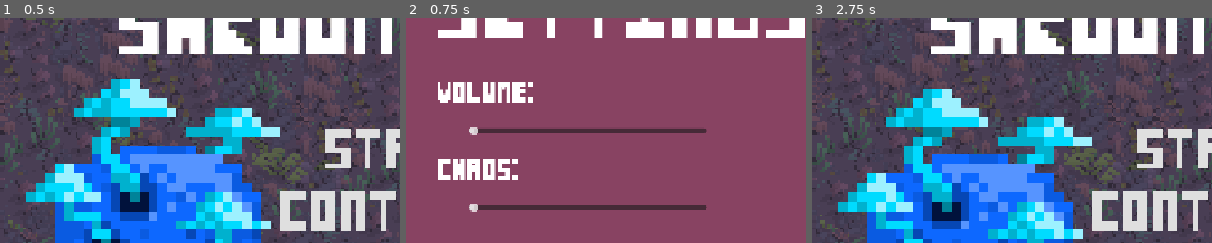
Above: before the commit, frames 1-3 (left to right).
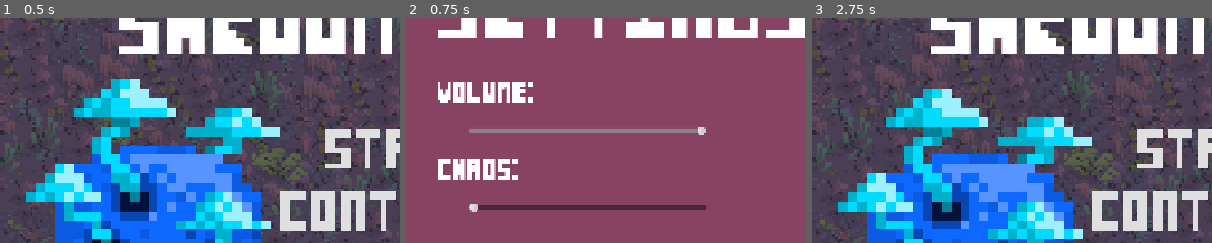
Above: after the commit, the same moments.

Repository: srabin/game_jam_controlled_chaos
Game: Godot game, scene res://ui/title_screen.tscn
Same seed, same stepped clock (60 frames per second), same inputs: the game is played once before the commit and once after it.
Inputs (mouse positions are % of the whole screen's width and height, from its top left):
- Up to frame 1 (0.5 s): no input
- Up to frame 2 (0.75 s): click "SETTINGS" at 0.5 s
- Up to frame 3 (2.75 s): tap Enter at 1.25 s; move the mouse to (72, 45) at 1.27 s; click "Return To Main" at 2 s
The pictures show only the part of the screen within x 0-50%, y 18-68%; the shares and areas given below are measured in that part.

Frame 1 is identical in both runs. In frame 2, 1.1% of the frame differs, in the area x 15-75%, y 48-52%; in frame 3, nothing differs.

Commit message:
settings change

Diff:
--- a/ui/settings.gd
+++ b/ui/settings.gd
@@ -1,11 +1,21 @@
 extends Control
+@onready var chaos: HSlider = $MarginContainer/VBoxContainer/MarginContainerChaos/Chaos
+@onready var volume: HSlider = $MarginContainer/VBoxContainer/MarginContainerVolume/Volume
+
+var global_scene
+
+
+func _ready() -> void:
+	global_scene = get_node("/root/Globals")
+	chaos.value = global_scene.chaos
+	volume.value = db_to_linear(AudioServer.get_bus_volume_db(0))
 
 func _on_volume_value_changed(value: float) -> void:
 	# 0 to 100 decibels if u don't change valiue
-	AudioServer.set_bus_volume_db(0, value)
+	var target_volume_db =  linear_to_db(value)
+	AudioServer.set_bus_volume_db(0, target_volume_db)
 
 func _on_chaos_value_changed(value: float) -> void:
-	var global_scene = get_node("/root/Globals")
 	global_scene.chaos = value
 
 
--- a/ui/settings.tscn
+++ b/ui/settings.tscn
@@ -61,6 +61,8 @@
 
 [node name="Volume" type="HSlider" parent="MarginContainer/VBoxContainer/MarginContainerVolume"]
 layout_mode = 2
+max_value = 1.0
+step = 0.01
 
 [node name="ChaosLabel" type="Label" parent="MarginContainer/VBoxContainer"]
 layout_mode = 2
